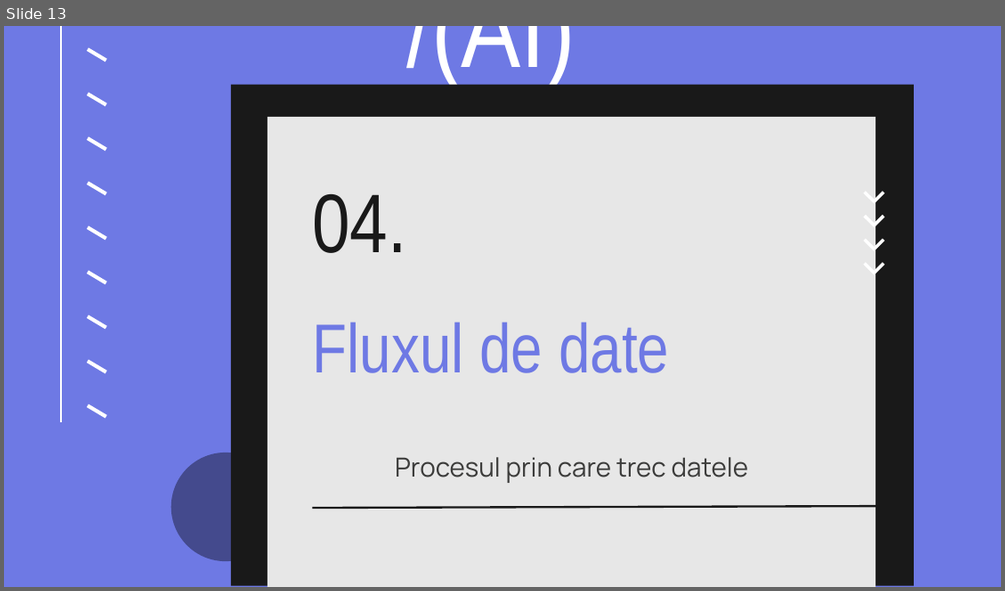
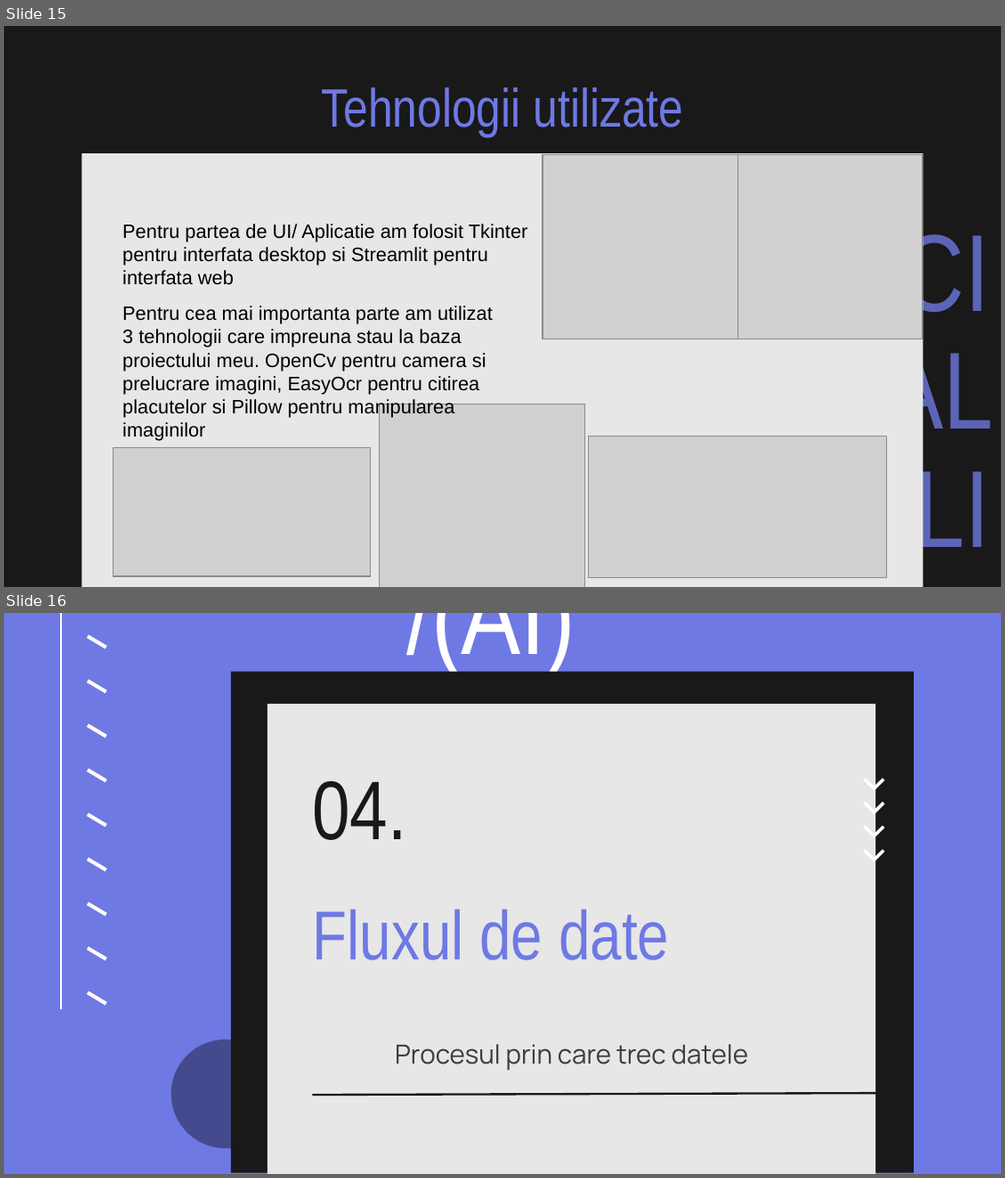
Before and after one commit to Horel7458/Proiect-Retele-Neuronale, a slide deck: docs/PROIECTLARN.pptx. Shown one above the other, each under a label of ours: slide 13 before the commit, slides 15 and 16 after it. The pictures are 1005x591 and 1005x1178 pixels, drawn with LibreOffice and Linux fonts; fonts in the diff are those of the drawing; grey boxes stand for pictures. Boxes give left, top, right and bottom in pixels: in the first picture for what was removed or moved away, otherwise in the second. Text is boxed around its words. In the diff, an @@ line names an element or a change of style, - is before the commit and + after.

```diff
--- a/docs/PROIECTLARN.pptx
+++ b/docs/PROIECTLARN.pptx
@@ slide 15 added at (4, 26, 1001, 587), background #191919 @@
@@ title added at (322, 87, 684, 137), 39 pt, text #6E79E4 @@
+Tehnologii utilizate
@@ rectangle added at (81, 153, 923, 587), fill #E7E7E7 @@
@@ picture added at (542, 154, 753, 339) @@
@@ picture added at (737, 154, 922, 339) @@
@@ text added at (591, 207, 1001, 587), 79 pt, text #5C64B8 @@
+ARTIFICIAL INTELLIGENCE (AI)
@@ text added at (122, 224, 528, 285), 14 pt, text #000000 @@
+Pentru partea de UI/ Aplicatie am folosit Tkinter
+pentru interfata desktop si Streamlit pentru interfata web
@@ text added at (122, 305, 493, 441), 14 pt, text #000000 @@
+Pentru cea mai importanta parte am utilizat 3 tehnologii care impreuna stau la baza proiectului meu. OpenCv pentru camera si prelucrare imagini, EasyOcr pentru citirea placutelor si Pillow pentru manipularea imaginilor
@@ picture added at (379, 403, 585, 587) @@
@@ picture added at (113, 447, 371, 575) @@
@@ picture added at (588, 435, 886, 577) @@
@@ what was slide 13 is now slide 16 @@
```
Also in this commit, not shown: 2 slides changed, 4 other slides added, 1 slide removed, 1 other file.
